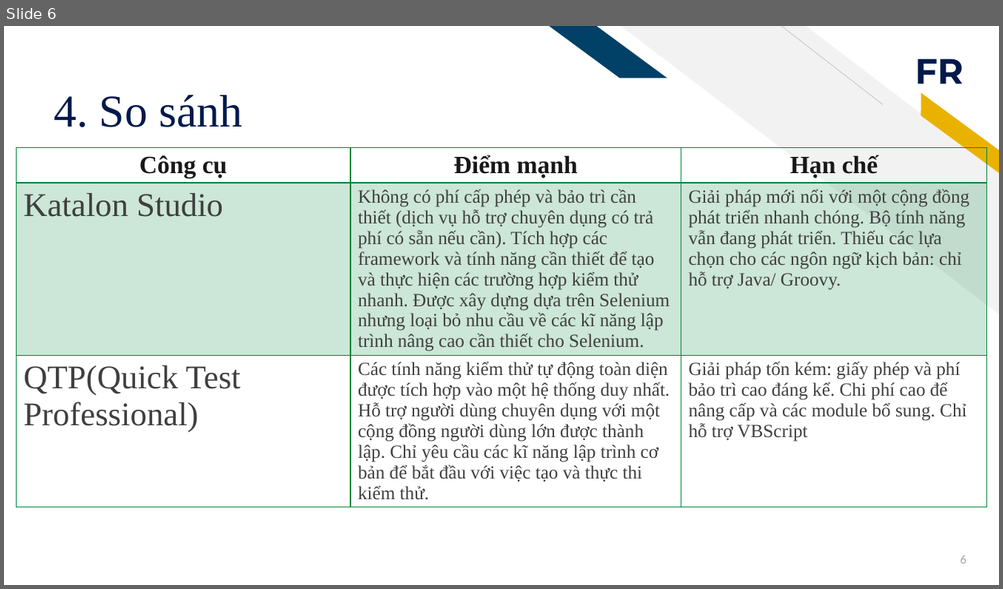
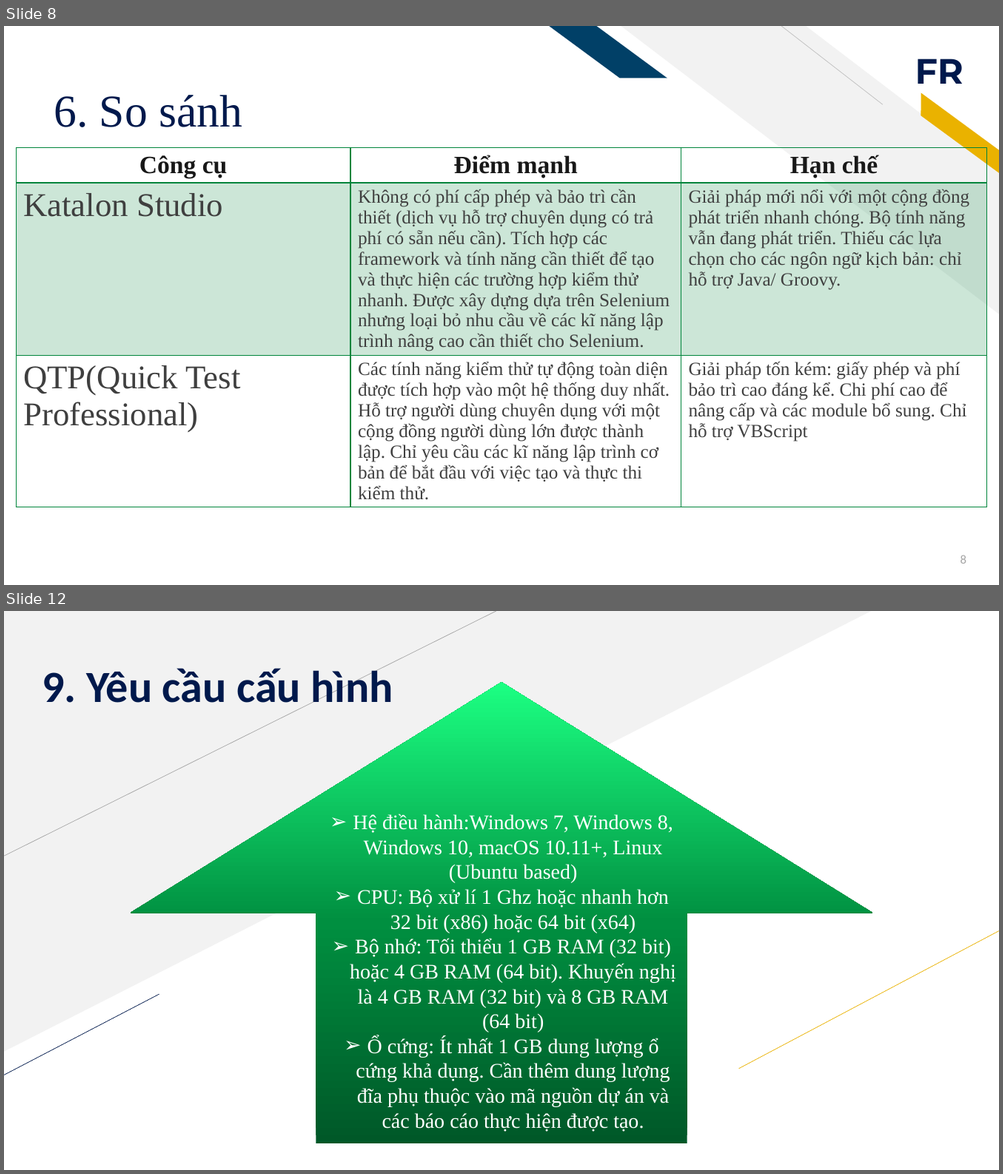
Before and after one commit to 0902535050/software_testing, a slide deck: Katalon-Studio-Testing API.pptx. Shown one above the other, each under a label of ours: slide 6 before the commit, slides 8 and 12 after it; the slides between them are not shown. The pictures are 1003x589 and 1003x1174 pixels, drawn with LibreOffice and Linux fonts; fonts in the diff are those of the drawing. Boxes give left, top, right and bottom in pixels: in the first picture for what was removed or moved away, otherwise in the second. Text is boxed around its words. In the diff, an @@ line names an element or a change of style, - is before the commit and + after.

```diff
--- a/Katalon-Studio-Testing API.pptx
+++ b/Katalon-Studio-Testing API.pptx
@@ slide 12 added at [4,611,999,1170], background #FFFFFF @@
@@ right triangle added at [4,611,871,1052], fill #F2F2F2 @@
@@ line added from (4, 857) to (496, 611), #A6A6A6 0.5 pt @@
@@ title added at [42,665,394,712], 43 pt, text #00194C, bold @@
+9. Yêu cầu cấu hình
@@ up arrow added at [130,683,873,1145], fill gradient #005828 to #008F40 to #1CFF82, 20 pt, text #FFFFFF @@
+➢ Hệ điều hành:Windows 7, Windows 8, Windows 10, macOS 10.11+, Linux (Ubuntu based)
+➢ CPU: Bộ xử lí 1 Ghz hoặc nhanh hơn 32 bit (x86) hoặc 64 bit (x64)
+➢ Bộ nhớ: Tối thiểu 1 GB RAM (32 bit) hoặc 4 GB RAM (64 bit). Khuyến nghị là 4 GB RAM (32 bit) và 8 GB RAM (64 bit)
+➢ Ổ cứng: Ít nhất 1 GB dung lượng ổ cứng khả dụng. Cần thêm dung lượng đĩa phụ thuộc vào mã nguồn dự án và các báo cáo thực hiện được tạo.
@@ line added from (739, 1069) to (999, 931), #EAB200 0.5 pt @@
@@ line added from (4, 1076) to (159, 994), #00194C 0.5 pt @@
@@ what was slide 6 is now slide 8 @@
@@ slide 8 changed as well @@
@@ title at [54,95,242,127]: text changed @@
-4. So sánh
+6. So sánh
@@ page number at [960,556,966,564]: text changed @@
-6
+8
```
Also in this commit, not shown: 6 other slides changed, 6 other slides added, 7 slides removed.
